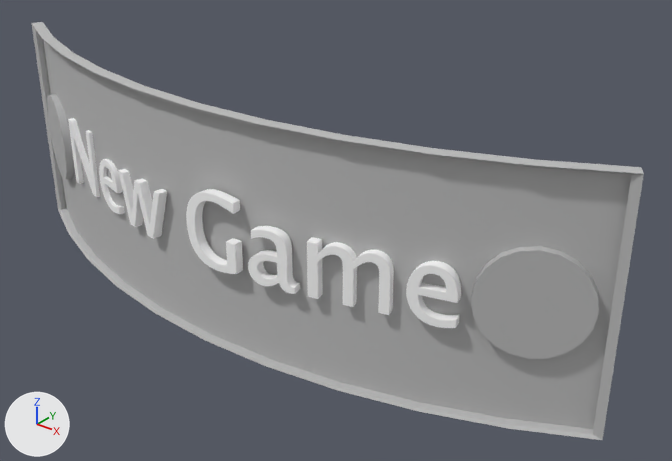
Before and after pictures for a commit that changed the FBX model project/Assets/SandBox/AlexSandBox/MainMenuScene/tin_plate_NewGame.fbx.
Before and after are seen from a camera (50 mm lens) standing at (0.763, -1.681, 1.69) and looking at (0.103, -0.856, 1.178). Lighting does not change. The marker at lower left points along +X, +Y and +Z. Where no turn or scale is listed for an object, it has been applied to the vertices.

Objects in the first picture: 'bolt_left', 'bolt_right', 'tin_name', 'tin_plate'.
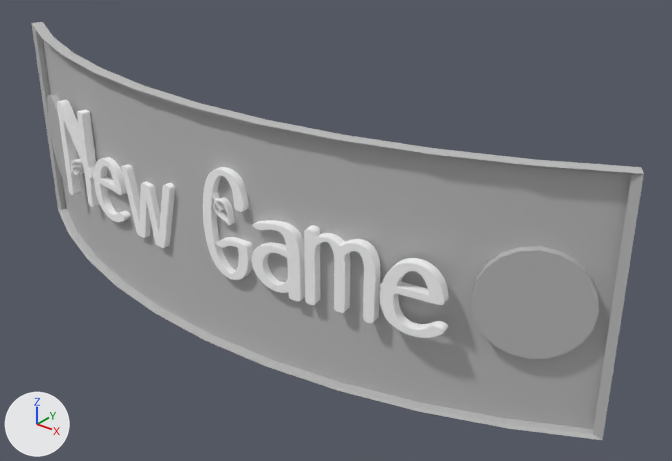
Boxes [x1, y1, x2, y2] around the edits, measured in the pictures (672 x 461 px):
'tin_name', reshaped, moved (13% taller)
    before: [68, 118, 461, 328]
    after: [57, 100, 449, 338]
part 1 of me_mesh_003, rebuilt (10% wider, 20% taller)
    before: [118, 169, 167, 239]
    after: [121, 164, 175, 248]
part 2 of me_mesh_003, added
    after: [57, 100, 100, 207]
part 3 of me_mesh_003, added
    after: [304, 225, 380, 323]
part 4 of me_mesh_003, added
    after: [93, 157, 131, 222]
part 5 of me_mesh_003, added
    after: [380, 258, 449, 338]
part 6 of me_mesh_003, built on
    before: [186, 189, 461, 328]
    after: [203, 167, 305, 301]
part 7 of me_mesh_003, deleted
    before: [68, 118, 125, 214]

What changed in the scene script:
```text
Change me_mesh_003:
    used by ob_tin_name; location = (-0.007, -0.986, 1.16)
    remove me_mesh_003.from_pydata(...)  # 1505 vertices, 1570 faces; spans x -0.313..0.338, y -0.013..0.064, z -0.002..0.098
    add me_mesh_003.from_pydata(...)  # 8565 vertices, 9448 faces; spans x -0.317..0.327, y -0.012..0.039, z 0.0..0.14
    me_mesh_003 part 1: the loose piece of 65 vertices spanning x -0.158..-0.057, y -0.008..0.023, z 0.0..0.07 is rebuilt with 800 vertices and now spans x -0.155..-0.05, y -0.011..0.013, z 0.001..0.094
    me_mesh_003 part 2: a new loose piece of 1690 vertices spanning x -0.317..-0.238, y 0.014..0.039, z 0.0..0.14, in mat_typeblinn1 (white #ffffff)
    me_mesh_003 part 3: a new loose piece of 1285 vertices spanning x 0.156..0.246, y -0.002..0.024, z 0.0..0.097, in mat_typeblinn1 (white #ffffff)
    me_mesh_003 part 4: a new loose piece of 870 vertices spanning x -0.235..-0.158, y 0.001..0.026, z 0.0..0.088, in mat_typeblinn1 (white #ffffff)
    me_mesh_003 part 5: a new loose piece of 870 vertices spanning x 0.249..0.327, y 0.013..0.037, z 0.0..0.088, in mat_typeblinn1 (white #ffffff)
    me_mesh_003 part 6: 2 vertices moved within x 0.047..0.134, y -0.009..0.001, z 0.004..0.087; 1130 vertices removed from x -0.007..0.338, y -0.013..0.061, z -0.002..0.098; 3030 vertices added at x 0.008..0.151, y -0.012..0.009, z 0.0..0.14
    me_mesh_003 part 7: 290 vertices removed from x -0.313..-0.165, y 0.013..0.064, z -0.002..0.096
Change ob_tin_name:
    ob_tin_name.location: (-0.007, -0.986, 1.16) -> (0.0, -0.978, 1.148)
```
